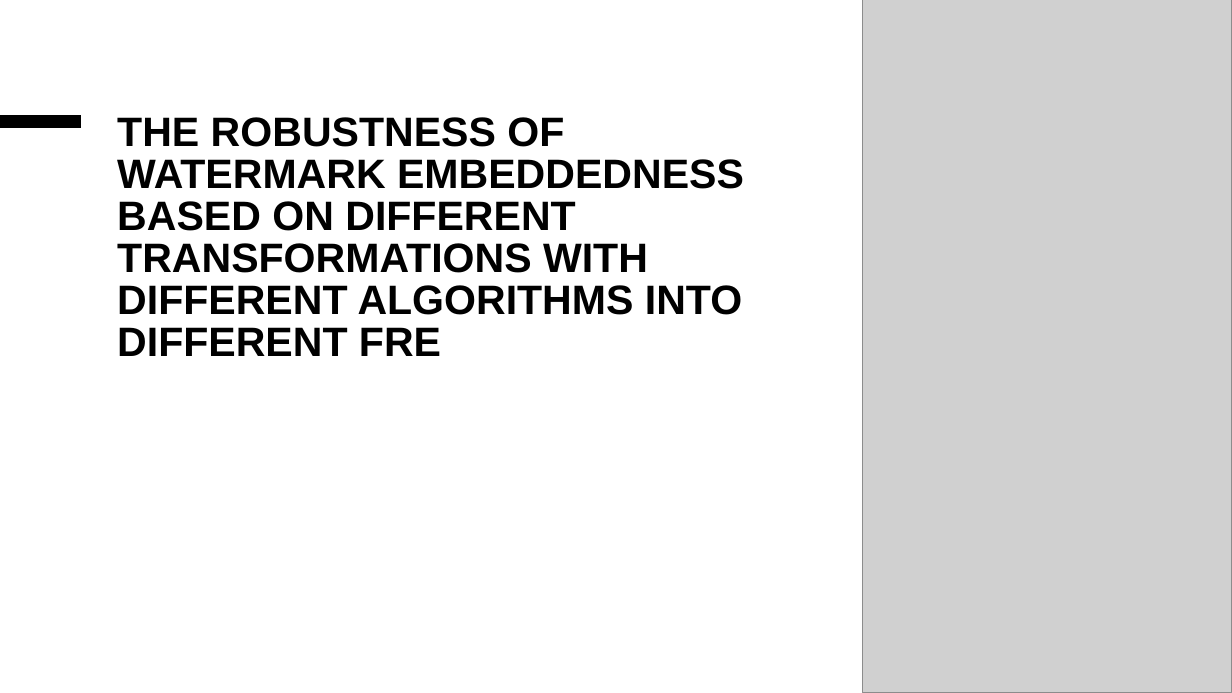
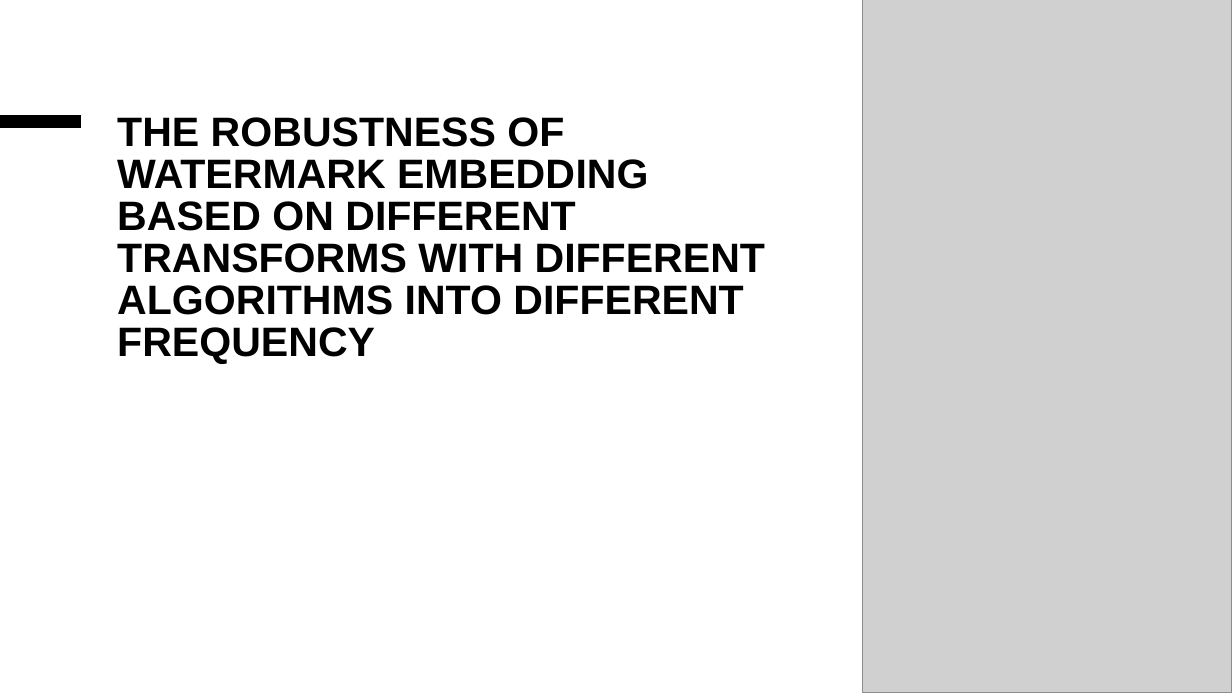
Before and after one commit to RiverUp/The-Robustness-of-Watermark-Embeddedness-Based-on-Different-Transformations-with-Different-Algorithm, a slide deck: slide 1 of report/The Robustness of Watermark Embeddedness Based on Different Transformations with Different Algorithms into Different Fre.pptx. Drawn at 1232x693 pixels with LibreOffice and Linux fonts; fonts in the diff are those of the drawing; grey boxes stand for pictures. Boxes give left, top, right and bottom in pixels: in the first picture for what was removed or moved away, otherwise in the second. Text is boxed around its words. In the diff, an @@ line names an element or a change of style, - is before the commit and + after.

```diff
--- a/report/The Robustness of Watermark Embeddedness Based on Different Transformations with Different Algorithms into Different Fre.pptx
+++ b/report/The Robustness of Watermark Embeddedness Based on Different Transformations with Different Algorithms into Different Fre.pptx
@@ title at <box>117,117,765,364</box>: text changed @@
-THE ROBUSTNESS OF WATERMARK EMBEDDEDNESS BASED ON DIFFERENT TRANSFORMATIONS WITH DIFFERENT ALGORITHMS INTO DIFFERENT FRE
+THE ROBUSTNESS OF WATERMARK EMBEDDING BASED ON DIFFERENT TRANSFORMS WITH DIFFERENT ALGORITHMS INTO DIFFERENT FREQUENCY
```
Also in this commit, not shown: 4 other slides changed, 1 slide added, 1 slide removed, 1 other file.
